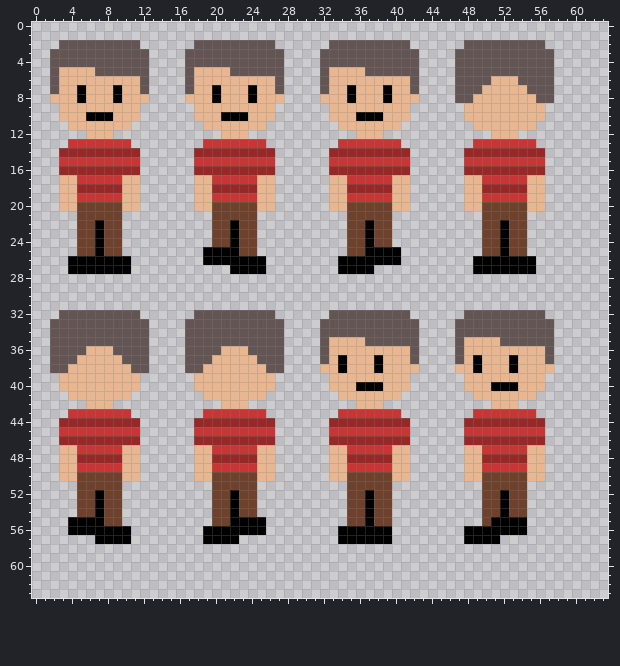
One commit to this pixel-art sprite: images/player-sheet0.png. This is how it looked before the edit.
The file is 64x64 pixels.
After:
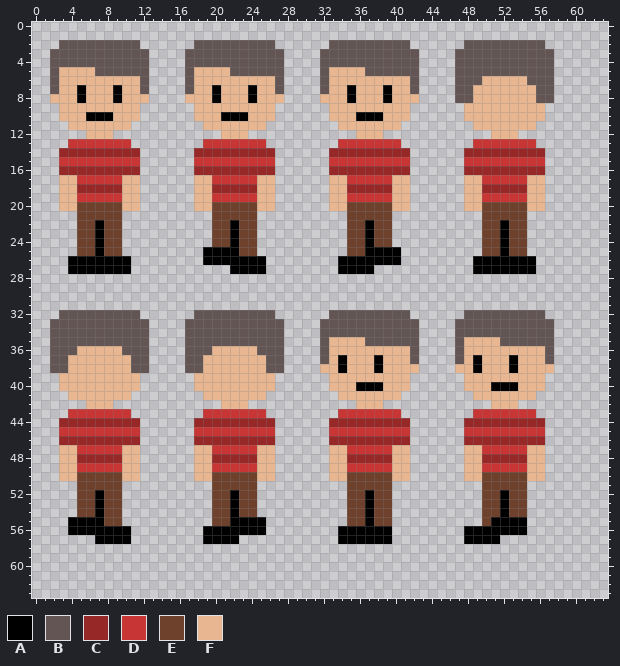
Palette (. is transparent): A #000000  B #645555  C #962828  D #c83535  E #6e412d  F #e8b690
The exact change:
{"y":6,"x":50,"old":"B","new":"F"}
{"y":6,"x":54,"old":"B","new":"F"}
{"y":7,"x":49,"old":"B","new":"F"}
{"y":7,"x":55,"old":"B","new":"F"}
{"y":36,"x":5,"old":"B","new":"F"}
{"y":36,"x":9,"old":"B","new":"F"}
{"y":36,"x":20,"old":"B","new":"F"}
{"y":36,"x":24,"old":"B","new":"F"}
{"y":37,"x":4,"old":"B","new":"F"}
{"y":37,"x":10,"old":"B","new":"F"}
{"y":37,"x":19,"old":"B","new":"F"}
{"y":37,"x":25,"old":"B","new":"F"}
{"label":"changed","picture_box":[473,76,491,94]}
{"label":"changed","picture_box":[518,76,536,94]}
{"label":"changed","picture_box":[68,346,86,364]}
{"label":"changed","picture_box":[113,346,131,364]}
{"label":"changed","picture_box":[203,346,221,364]}
{"label":"changed","picture_box":[248,346,266,364]}
